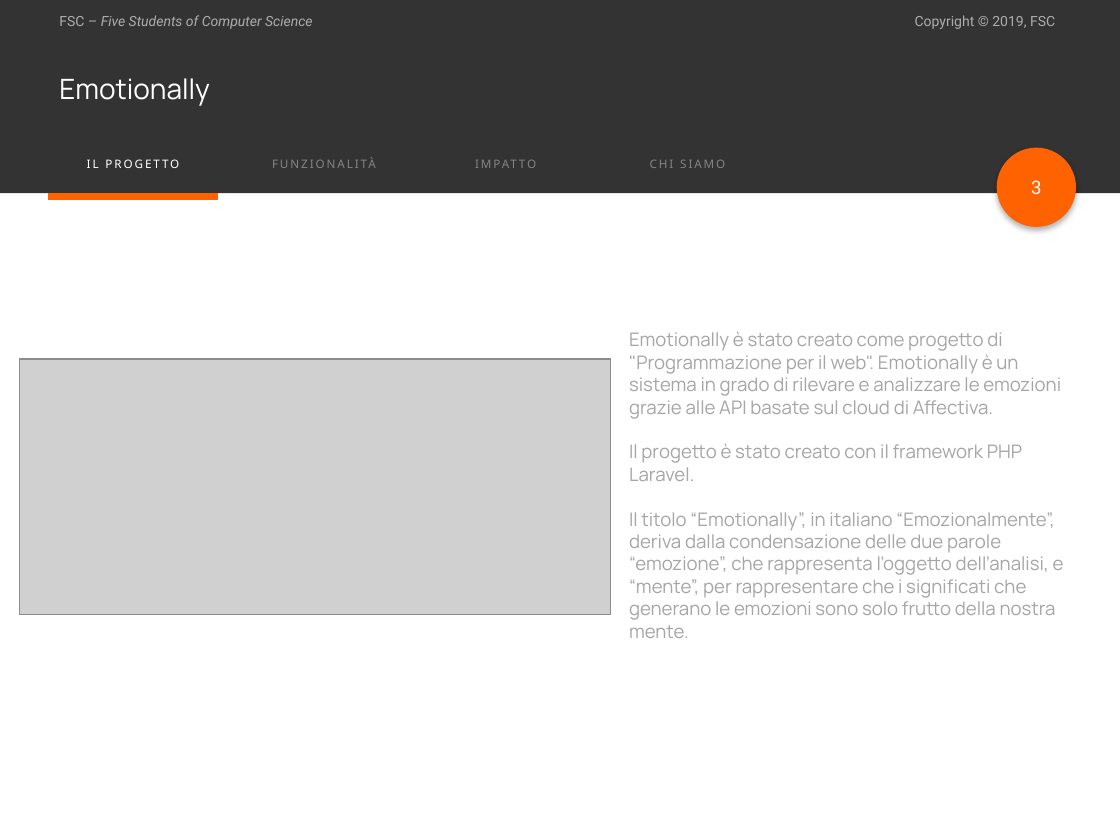
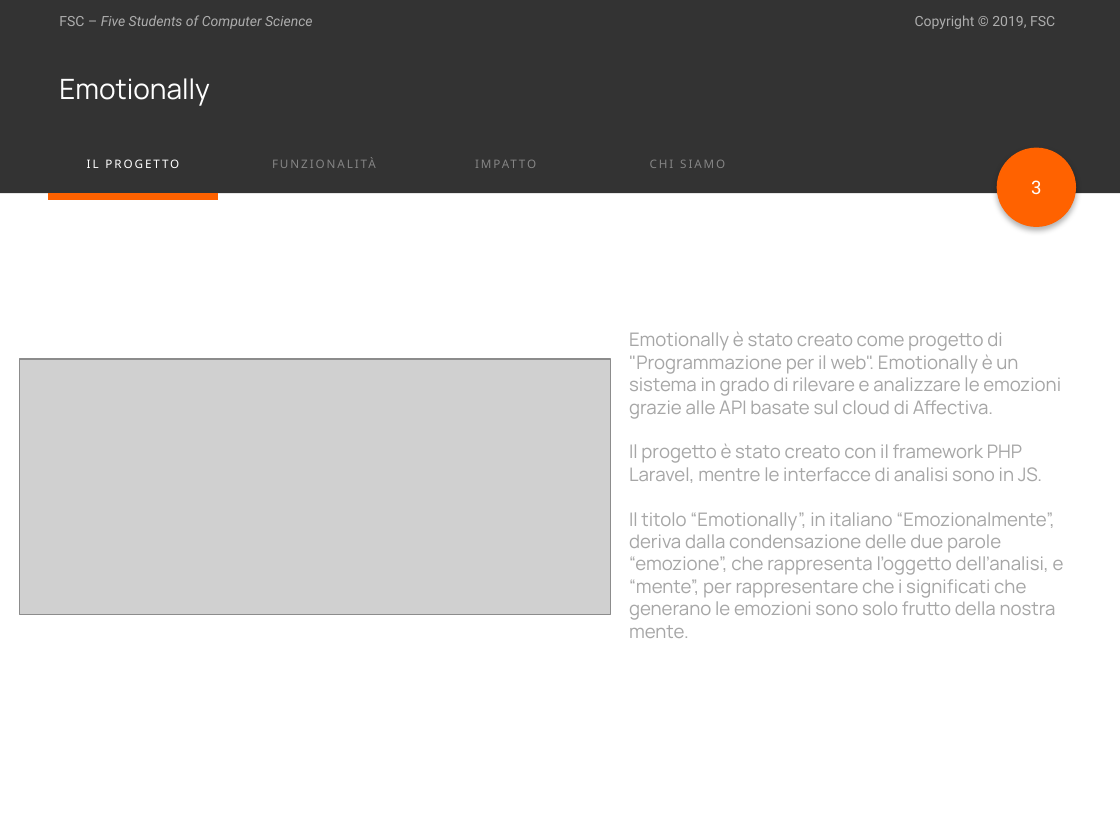
Before and after one commit to F-S-C/Emotionally, a slide deck: slide 3 of presentazione/PresentazionePPW.pptx. Drawn at 1120x840 pixels with LibreOffice and Linux fonts; fonts in the diff are those of the drawing; grey boxes stand for pictures. Boxes give left, top, right and bottom in pixels: in the first picture for what was removed or moved away, otherwise in the second. Text is boxed around its words. In the diff, an @@ line names an element or a change of style, - is before the commit and + after.

```diff
--- a/presentazione/PresentazionePPW.pptx
+++ b/presentazione/PresentazionePPW.pptx
@@ text at <box>629,444,1042,483</box>: text changed @@
-Il progetto è stato creato con il framework PHP Laravel.
+Il progetto è stato creato con il framework PHP Laravel, mentre le interfacce di analisi sono in JS.
```
Also in this commit, not shown: 4 slides added.
